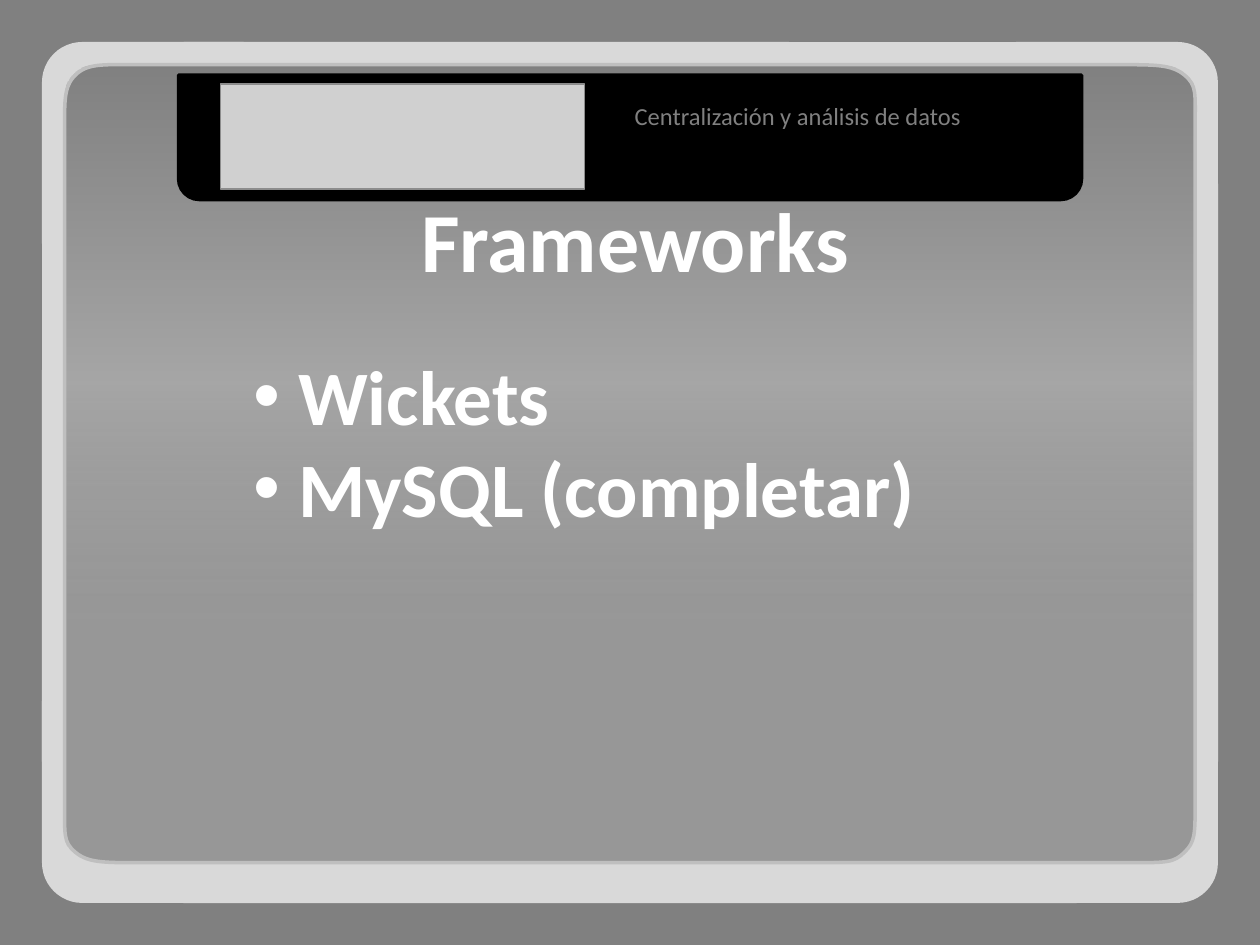
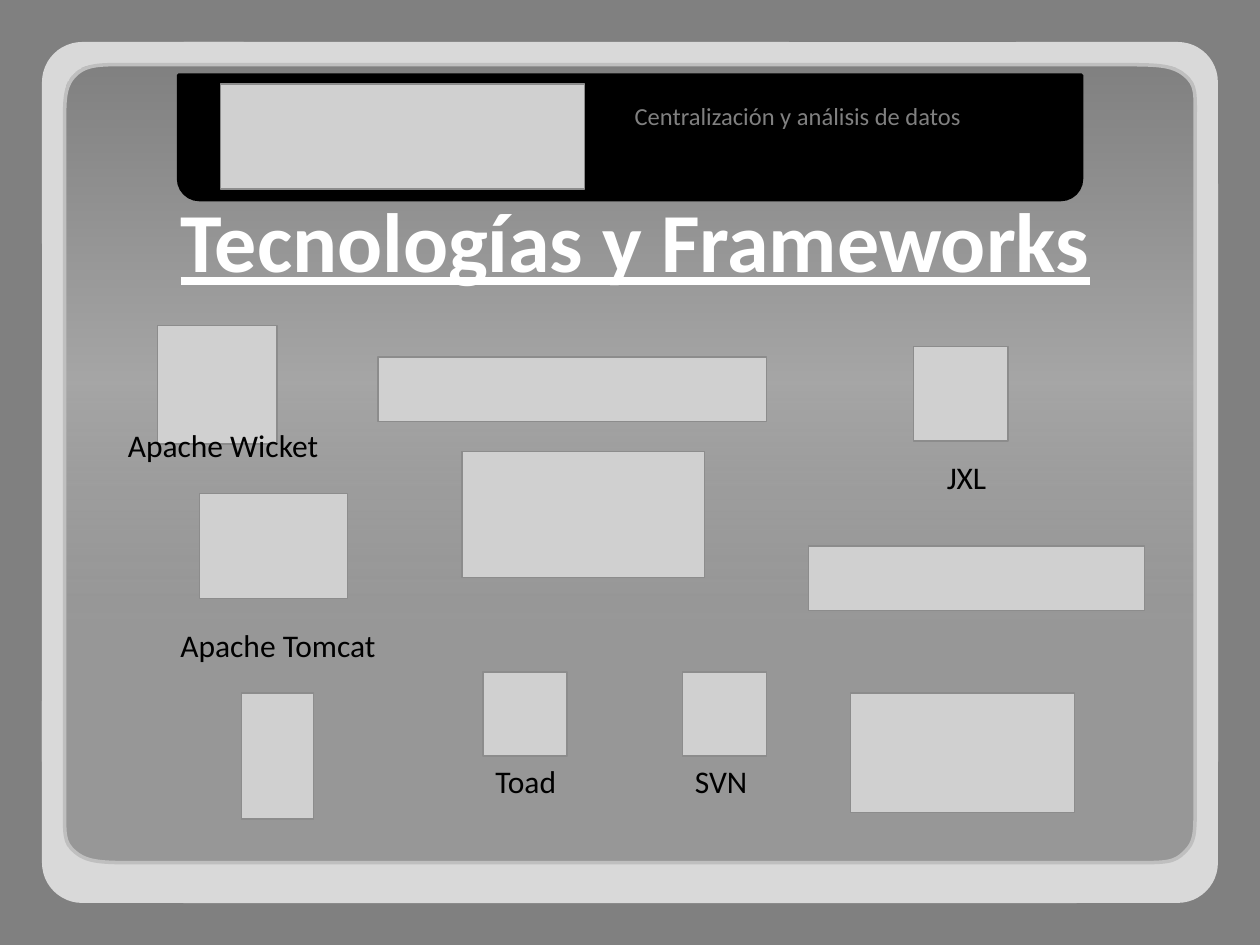
Before and after one commit to adrianachelotti/tallerdesarrollo1ero2011, a slide deck: slide 8 of Presentacion/Tecnica/Presentacion Tecnica.pptx (slide 6 before the commit). Drawn at 1260x945 pixels with LibreOffice and Linux fonts; fonts in the diff are those of the drawing; grey boxes stand for pictures. Boxes give left, top, right and bottom in pixels: in the first picture for what was removed or moved away, otherwise in the second. Text is boxed around its words. In the diff, an @@ line names an element or a change of style, - is before the commit and + after.

```diff
--- a/Presentacion/Tecnica/Presentacion Tecnica.pptx
+++ b/Presentacion/Tecnica/Presentacion Tecnica.pptx
@@ text at [181, 213, 1089, 286]: text changed @@
-Frameworks
+Tecnologías y Frameworks
@@ picture added at [158, 325, 277, 444] @@
@@ picture added at [378, 357, 766, 421] @@
@@ picture added at [914, 346, 1008, 441] @@
@@ text removed at [298, 371, 914, 529] @@
-• Wickets
-• MySQL (completar)
@@ text added at [128, 431, 318, 462], 18 pt, text #000000 @@
+Apache Wicket
@@ picture added at [462, 451, 706, 577] @@
@@ text added at [947, 469, 986, 489], 18 pt, text #000000 @@
+JXL
@@ picture added at [199, 494, 348, 598] @@
@@ picture added at [809, 546, 1145, 610] @@
@@ text added at [180, 635, 376, 662], 18 pt, text #000000 @@
+Apache Tomcat
@@ picture added at [483, 672, 567, 756] @@
@@ picture added at [683, 672, 767, 756] @@
@@ picture added at [242, 693, 314, 819] @@
@@ picture added at [850, 693, 1075, 813] @@
@@ text added at [495, 771, 556, 793], 18 pt, text #000000 @@
+Toad
@@ text added at [695, 772, 747, 793], 18 pt, text #000000 @@
+SVN
```
Also in this commit, not shown: 3 other slides changed, 2 slides added.
